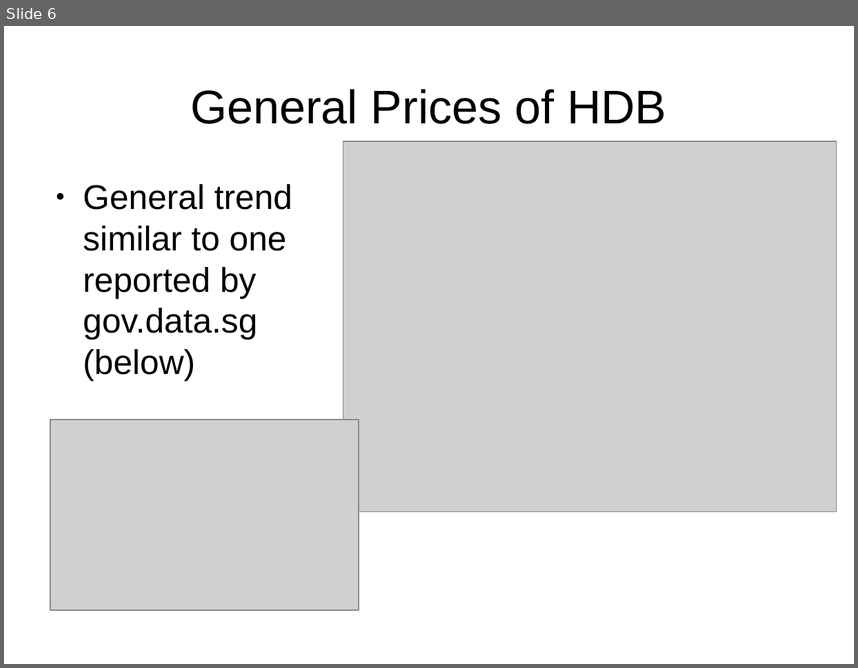
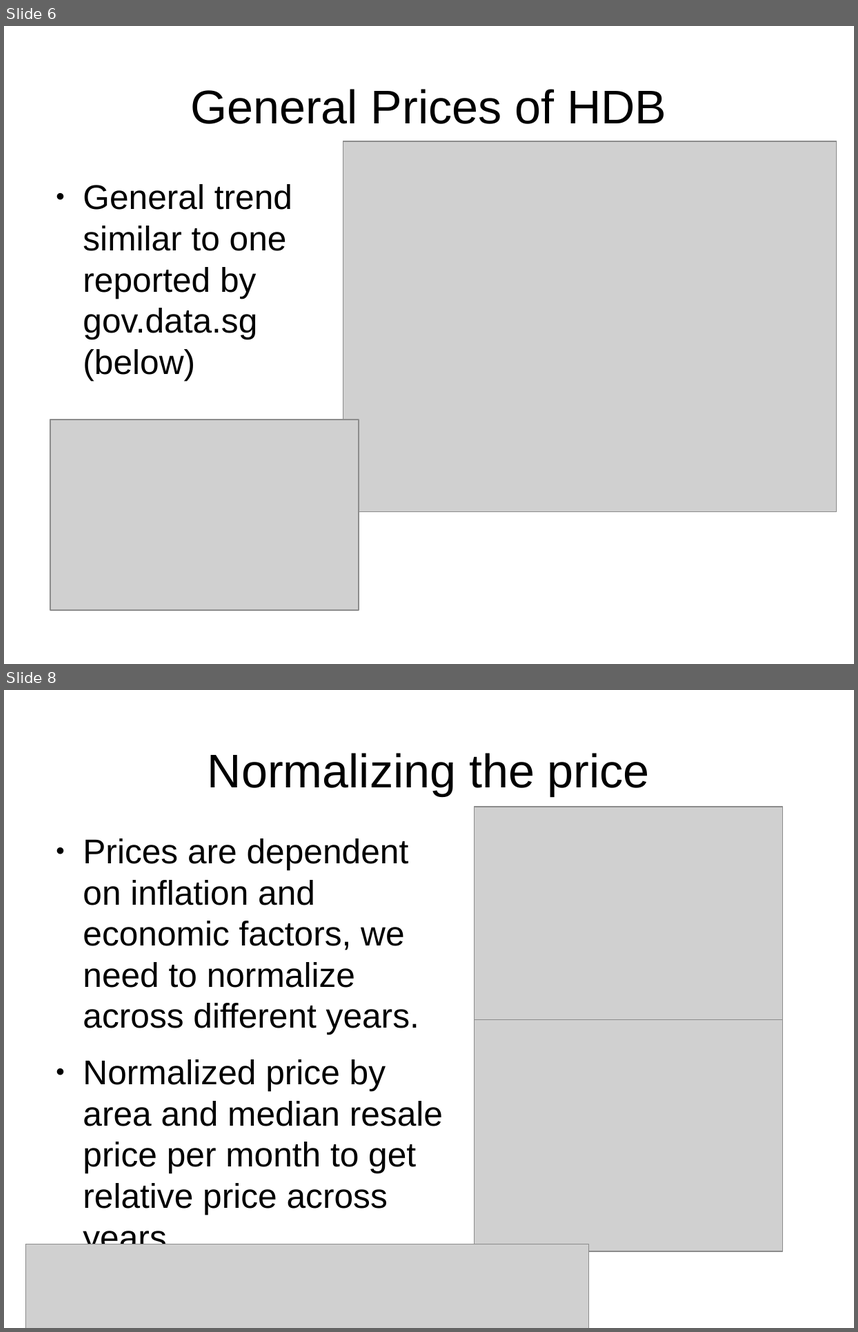
Before and after one commit to leexa90/HDB-prices, a slide deck: presentation.odp. Shown one above the other, each under a label of ours: slide 6 before the commit, slides 6 and 8 after it; the slides between them are not shown. The pictures are 858x668 and 858x1332 pixels, drawn with LibreOffice and Linux fonts; fonts in the diff are those of the drawing; grey boxes stand for pictures. Boxes give left, top, right and bottom in pixels: in the first picture for what was removed or moved away, otherwise in the second. Text is boxed around its words. In the diff, an @@ line names an element or a change of style, - is before the commit and + after.

```diff
--- a/presentation.odp
+++ b/presentation.odp
@@ slide 8 added at [4, 690, 854, 1328], background #FFFFFF @@
@@ title added at [208, 753, 650, 796], 44 pt, text #000000 @@
+Normalizing the price
@@ picture added at [475, 807, 783, 1038] @@
@@ text added at [83, 838, 443, 1244], 32 pt, text #000000 @@
+● Prices are dependent on inflation and economic factors, we need to normalize across different years.
+● Normalized price by area and median resale price per month to get relative price across years
@@ picture added at [475, 1020, 783, 1252] @@
@@ picture added at [25, 1244, 588, 1328] @@
```
Also in this commit, not shown: 1 slide changed, 2 other slides added, 1 slide removed.
